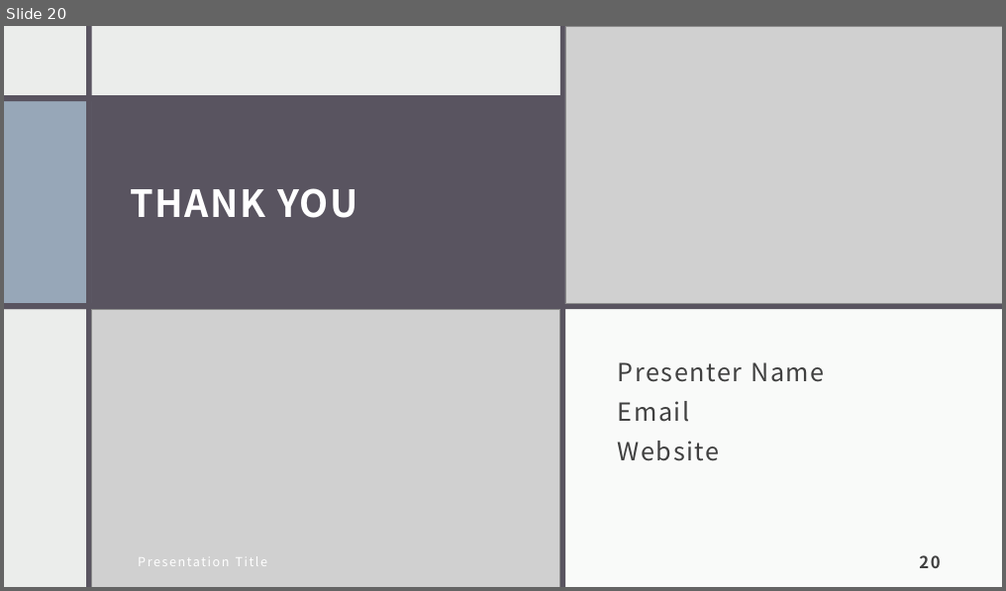
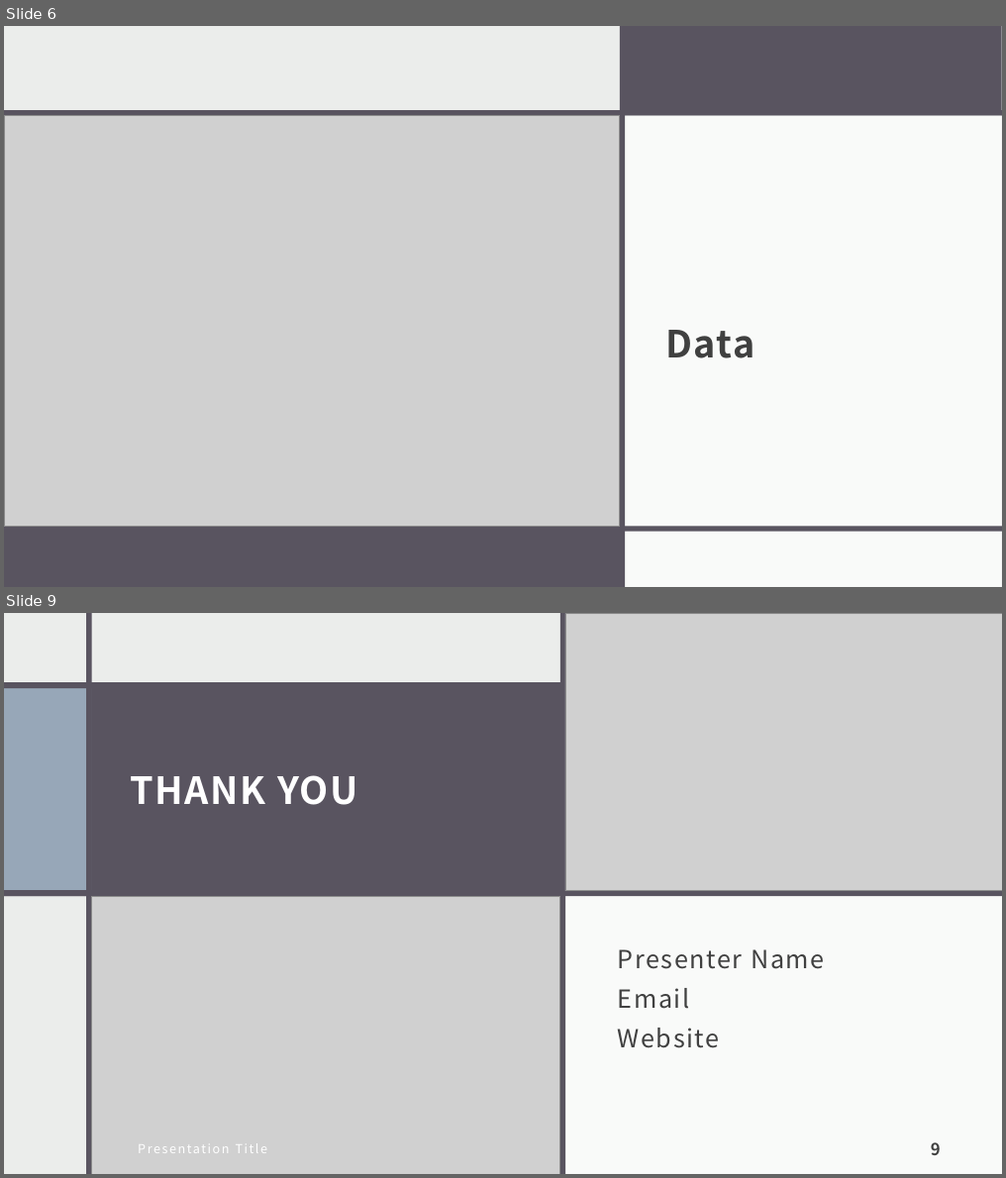
Before and after one commit to tamimcm416/product_injury, a slide deck: docs/Product Injuries.pptx. Shown one above the other, each under a label of ours: slide 20 before the commit, slides 6 and 9 after it; the slides between them are not shown. The pictures are 1006x591 and 1006x1178 pixels, drawn with LibreOffice and Linux fonts; fonts in the diff are those of the drawing; grey boxes stand for pictures. Boxes give left, top, right and bottom in pixels: in the first picture for what was removed or moved away, otherwise in the second. Text is boxed around its words. In the diff, an @@ line names an element or a change of style, - is before the commit and + after.

```diff
--- a/docs/Product Injuries.pptx
+++ b/docs/Product Injuries.pptx
@@ slide 6 added at box(4, 26, 1002, 587), background #EBEDEB; not listed: 2 template elements that a slide beside it also shows @@
@@ rectangle added at box(4, 26, 1002, 587), fill #EBEDEB @@
@@ rectangle added at box(620, 26, 626, 587), fill #595460 @@
@@ rectangle added at box(622, 26, 1002, 113), fill #595460 @@
@@ rectangle added at box(4, 110, 1002, 116), fill #595460 @@
@@ picture added at box(4, 116, 620, 527) @@
@@ rectangle added at box(626, 116, 1002, 527), fill #FFFFFF at 75% opacity @@
@@ title added at box(665, 330, 755, 359), 36 pt, text #404040, bold @@
+Data
@@ rectangle added at box(4, 529, 621, 587), fill #595460 @@
@@ rectangle added at box(4, 526, 1002, 531), fill #595460 @@
@@ rectangle added at box(626, 531, 1002, 587), fill #FFFFFF at 75% opacity @@
@@ what was slide 20 is now slide 9 @@
@@ page number at box(931, 1143, 941, 1156): text changed @@
-20
+9
```
Also in this commit, not shown: 5 slides changed, 5 other slides added, 14 slides removed, 1 other file.
